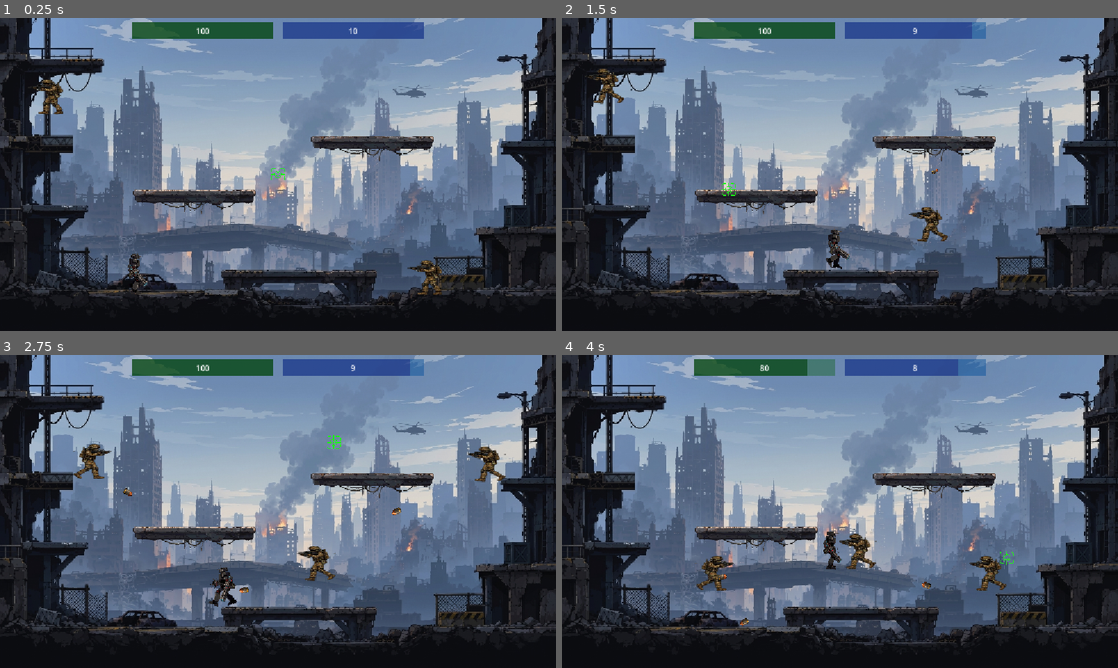
Above: before the commit, frames 1-4 (two rows, left to right).
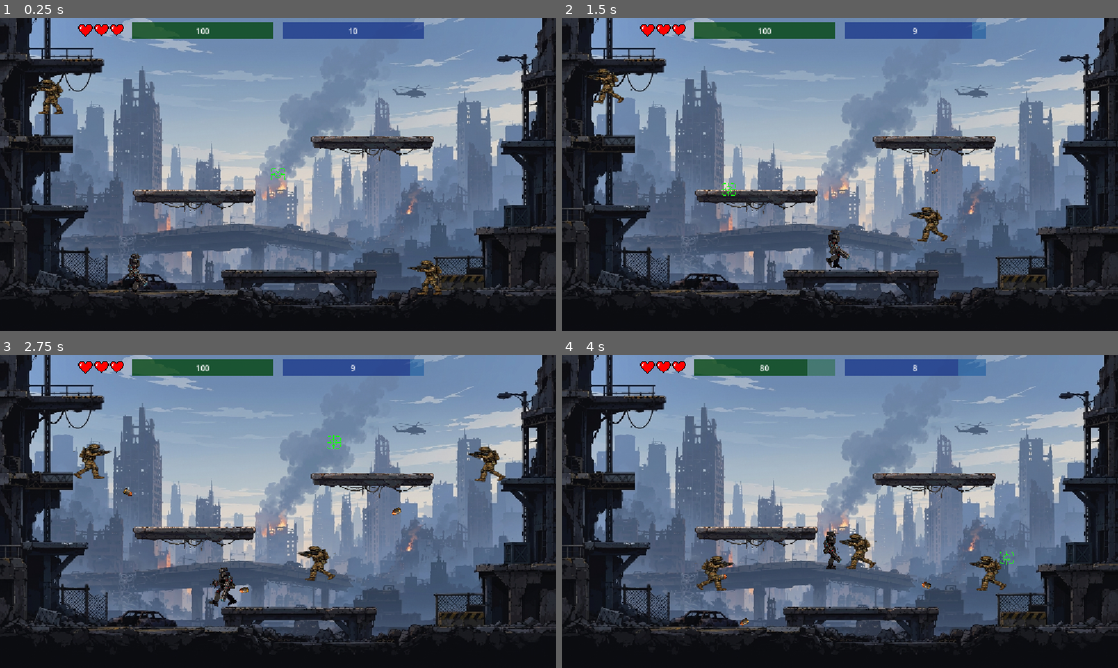
Above: after the commit, the same moments.

Repository: FacuTaTin123/robotdearmas
Game: Godot game, scene res://escena1.tscn
Two runs of this game, one before a commit and one after it. Both use one fixed random seed, a clock stepped at 60 frames per second and the inputs below.
Inputs (mouse positions are in pixels of both pictures, inside the frame that each line leads up to):
- Up to frame 1 (0.25 s): no input
- Up to frame 2 (1.5 s): move the mouse to (962, 158) at 0.52 s; hold E 0.53-1.28 s; hold D from 0.53 s (still down); click (962, 158) at 0.67 s; tap W at 0.77 s; move the mouse to (728, 190) at 1.27 s; tap E at 1.35 s
- Up to frame 3 (2.75 s): tap W at 1.52 s; move the mouse to (333, 442) at 2.02 s; release D at 2.03 s; hold A from 2.03 s (still down); hold E from 2.03 s (still down)
- Up to frame 4 (4 s): move the mouse to (812, 574) at 2.77 s; release A at 2.78 s; release E at 2.78 s; hold D from 2.78 s (still down); tap E at 2.85 s; click (812, 574) at 2.92 s; tap W at 3.02, 3.77 s; move the mouse to (1006, 558) at 3.52 s; hold E from 3.53 s (still down)

The runs differ from the first frame. In frame 1, 0.2% of the frame differs, in the area x 14-23%, y 2-6%; in frame 2, 0.2%; in frame 3, 0.2%; in frame 4, 0.2%.

Commit message:
solisimo falta sonido

Diff:
--- a/HUD.tscn
+++ b/HUD.tscn
@@ -2,6 +2,8 @@
 
 [ext_resource type="Script" uid="uid://cyay8u532ubd6" path="res://canvas_layer.gd" id="1_k5de2"]
 [ext_resource type="Texture2D" uid="uid://c6goe2ig0vwe6" path="res://mira.png" id="2_efote"]
+[ext_resource type="Texture2D" uid="uid://be2nx6jdern23" path="res://corazon-vacio.png" id="3_ne771"]
+[ext_resource type="Texture2D" uid="uid://mia6bvhjs24r" path="res://corazon-lleno.png" id="3_vow1y"]
 
 [sub_resource type="StyleBoxFlat" id="StyleBoxFlat_v6bpe"]
 bg_color = Color(0, 0.35686275, 0.011764706, 0.36078432)
@@ -29,6 +31,8 @@
 
 [node name="CanvasLayer" type="CanvasLayer" unique_id=1433902688]
 script = ExtResource("1_k5de2")
+textura_corazon_lleno = ExtResource("3_vow1y")
+textura_corazon_apagado = ExtResource("3_ne771")
 
 [node name="BarraVida" type="ProgressBar" parent="." unique_id=1379098998]
 offset_left = 274.0
@@ -119,3 +123,27 @@
 offset_top = 6.0
 offset_right = -126.0
 offset_bottom = -5.0
+
+[node name="Corazon1" type="TextureRect" parent="." unique_id=1426677161]
+offset_left = 226.0
+offset_top = 10.0
+offset_right = 259.0
+offset_bottom = 40.0
+texture = ExtResource("3_vow1y")
+expand_mode = 1
+
+[node name="Corazon2" type="TextureRect" parent="." unique_id=683253766]
+offset_left = 193.0
+offset_top = 10.0
+offset_right = 229.0
+offset_bottom = 40.0
+texture = ExtResource("3_vow1y")
+expand_mode = 1
+
+[node name="Corazon3" type="TextureRect" parent="." unique_id=692529879]
+offset_left = 160.0
+offset_top = 10.0
+offset_right = 196.0
+offset_bottom = 41.0
+texture = ExtResource("3_vow1y")
+expand_mode = 1
--- a/canvas_layer.gd
+++ b/canvas_layer.gd
@@ -8,8 +8,15 @@
 @onready var barra_vida_jefe = $BarraVidaJefe
 @onready var mira = $Mira
 
+@onready var corazones = [$Corazon1, $Corazon2, $Corazon3]
+
+@export var textura_corazon_lleno: Texture2D
+@export var textura_corazon_apagado: Texture2D
+
+
 func _ready() -> void:
 	Input.mouse_mode = Input.MOUSE_MODE_HIDDEN
+	actualizar_corazones()
 
 
 func _process(_delta):
@@ -17,3 +24,11 @@
 	texto_municion.text = str(int(barra_municion.value))
 
 	mira.position = get_viewport().get_mouse_position()
+
+
+func actualizar_corazones() -> void:
+	for i in range(corazones.size()):
+		if i < Progreso.vidas:
+			corazones[i].texture = textura_corazon_lleno
+		else:
+			corazones[i].texture = textura_corazon_apagado
--- /dev/null
+++ b/game_over.tscn
@@ -0,0 +1,18 @@
+[gd_scene format=3 uid="uid://ccscchn46qm4c"]
+
+[node name="GameOver" type="Node2D" unique_id=1416062410]
+
+[node name="TextureRect" type="ColorRect" parent="." unique_id=551943572]
+offset_left = -29.0
+offset_top = -37.0
+offset_right = 1191.0
+offset_bottom = 718.0
+color = Color(0, 0, 0, 1)
+
+[node name="Label" type="Label" parent="." unique_id=1336156021]
+offset_left = 257.0
+offset_top = 249.0
+offset_right = 907.0
+offset_bottom = 406.0
+theme_override_font_sizes/font_size = 100
+text = "Perdiste Puto"
--- a/progreso.gd
+++ b/progreso.gd
@@ -3,3 +3,4 @@
 var tiene_brazo: bool = false
 var tiene_laser: bool = false
 var tiene_skin: bool = false
+var vidas: int = 3
--- a/robot_un_brazo.gd
+++ b/robot_un_brazo.gd
@@ -73,7 +73,12 @@
 		morir()
 
 func morir():
-	get_tree().change_scene_to_file(ProjectSettings.get_setting("application/run/main_scene"))
+	Progreso.vidas -= 1
+
+	if Progreso.vidas < 0:
+		get_tree().change_scene_to_file("res://game_over.tscn")
+	else:
+		get_tree().reload_current_scene()
 
 func curar(cantidad: int) -> void:
 	vida += cantidad
Binary file added: corazon-lleno.png
Not shown, added: corazon-lleno.png.import
Binary file added: corazon-vacio.png
Not shown, added: corazon-vacio.png.import
